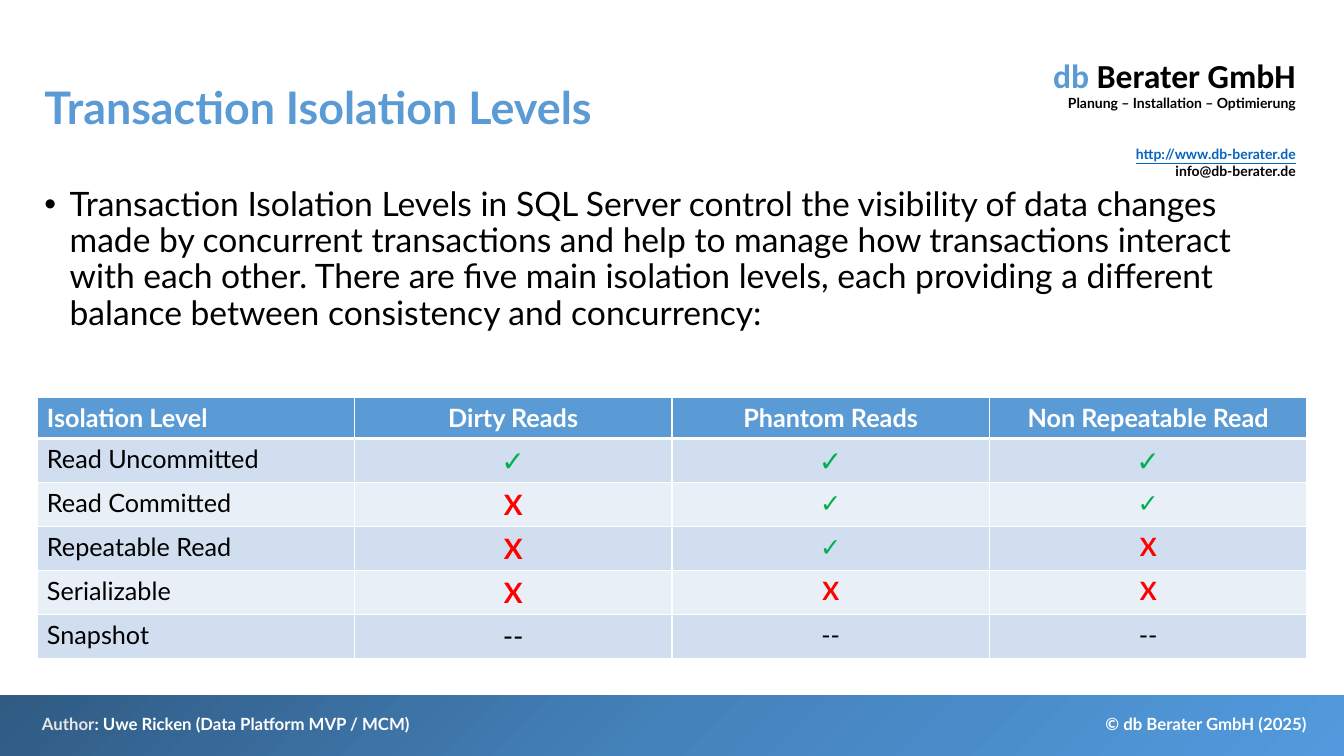
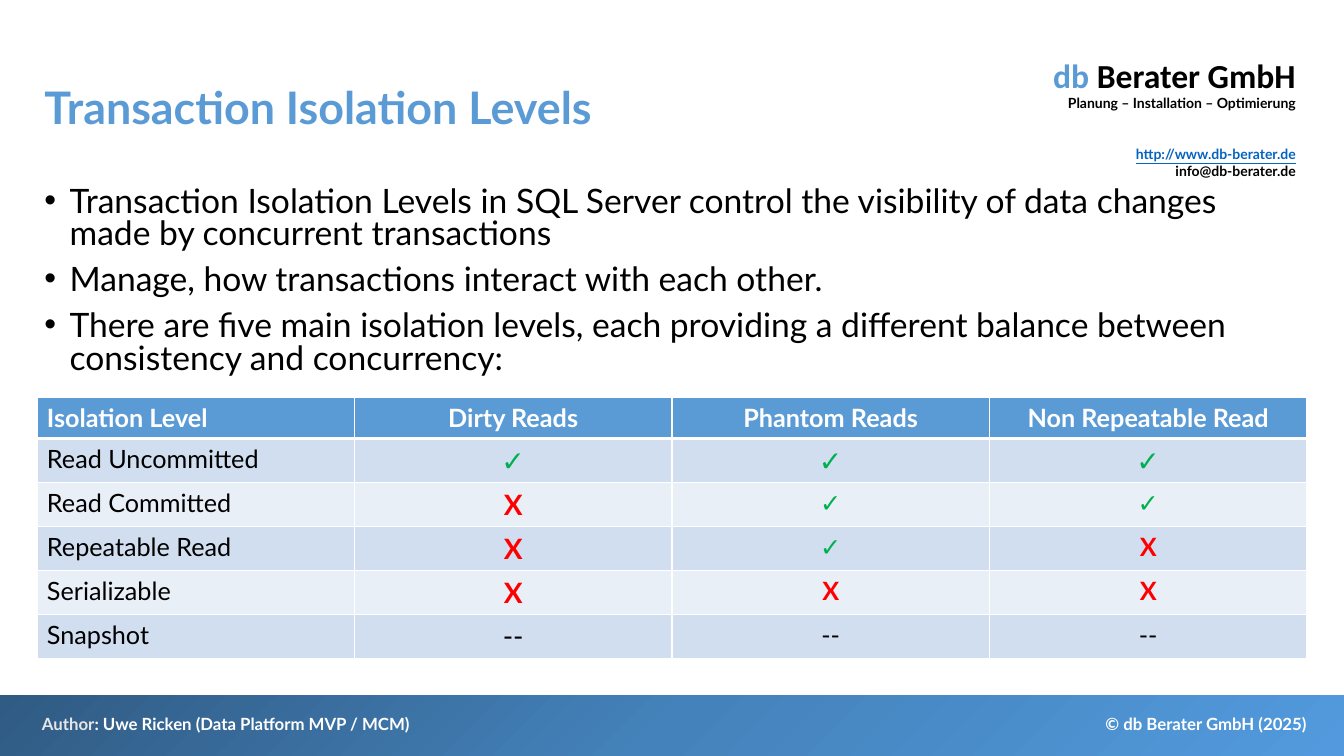
Before and after one commit to db-berater/solving-deadlock-scenarios, a slide deck: slide 14 of 01 - Documents and Preparation/Solving Deadlock Scenarios - EN.pptx (slide 13 before the commit). Drawn at 1344x756 pixels with LibreOffice and Linux fonts; fonts in the diff are those of the drawing. Boxes give left, top, right and bottom in pixels: in the first picture for what was removed or moved away, otherwise in the second. Text is boxed around its words. In the diff, an @@ line names an element or a change of style, - is before the commit and + after.

```diff
--- a/01 - Documents and Preparation/Solving Deadlock Scenarios - EN.pptx
+++ b/01 - Documents and Preparation/Solving Deadlock Scenarios - EN.pptx
@@ text at <box>70,188,1226,376</box>: text changed @@
-• Transaction Isolation Levels in SQL Server control the visibility of data changes made by concurrent transactions and help to manage how transactions interact with each other. There are five main isolation levels, each providing a different balance between consistency and concurrency:
+• Transaction Isolation Levels in SQL Server control the visibility of data changes made by concurrent transactions
+• Manage, how transactions interact with each other.
+• There are five main isolation levels, each providing a different balance between consistency and concurrency:
```
Also in this commit, not shown: 6 other slides changed, 4 slides added, 13 other files.
